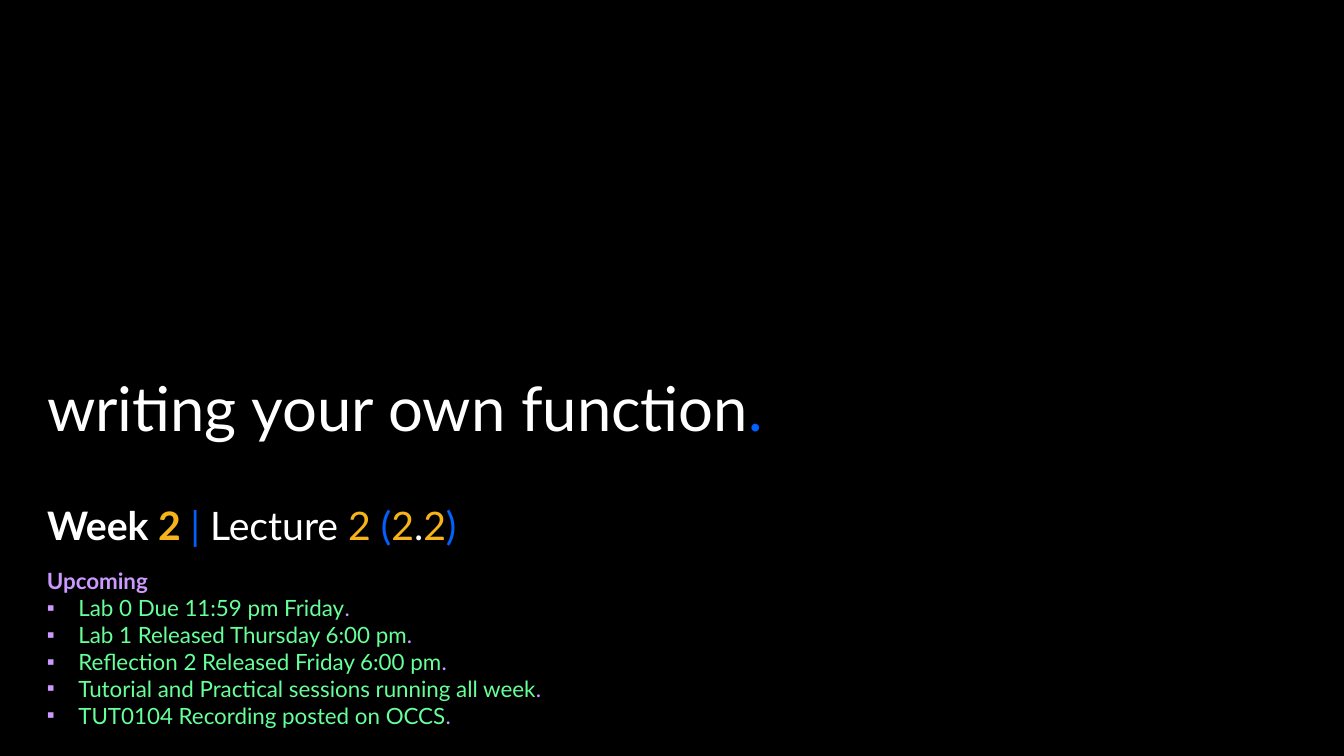
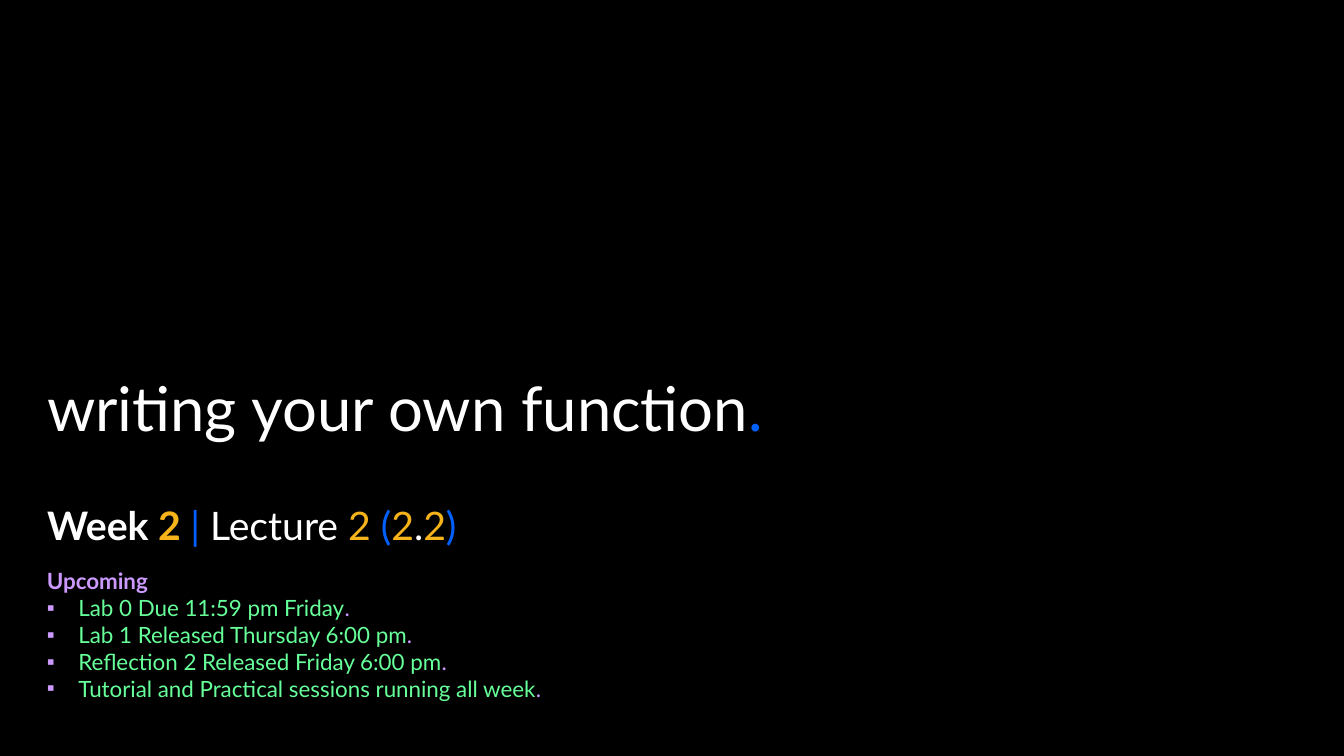
Before and after one commit to APS106/APS106-winter-2025-kinsella-goodfellow, a slide deck: slide 1 of lectures/week2/lecture2/slides/week2_lecture2.pptx. Drawn at 1344x756 pixels with LibreOffice and Linux fonts; fonts in the diff are those of the drawing; background and template pictures are left out. Boxes give left, top, right and bottom in pixels: in the first picture for what was removed or moved away, otherwise in the second. Text is boxed around its words. In the diff, an @@ line names an element or a change of style, - is before the commit and + after.

Commit message:
- lecture 2.1 content update

```diff
--- a/lectures/week2/lecture2/slides/week2_lecture2.pptx
+++ b/lectures/week2/lecture2/slides/week2_lecture2.pptx
@@ text at box(78, 707, 451, 728): paragraph removed @@
-▪ TUT0104 Recording posted on OCCS.
```
Also in this commit, not shown: 9 other files.
